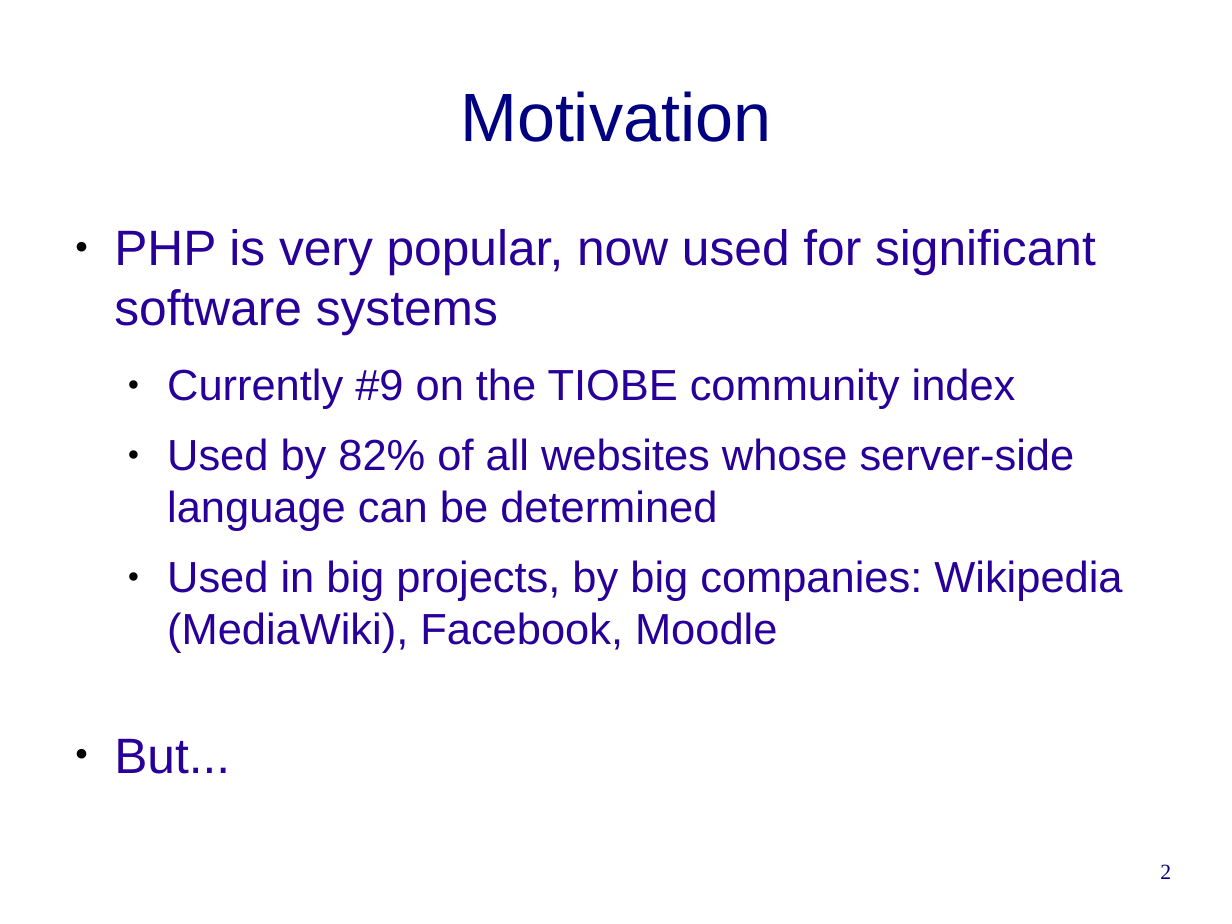
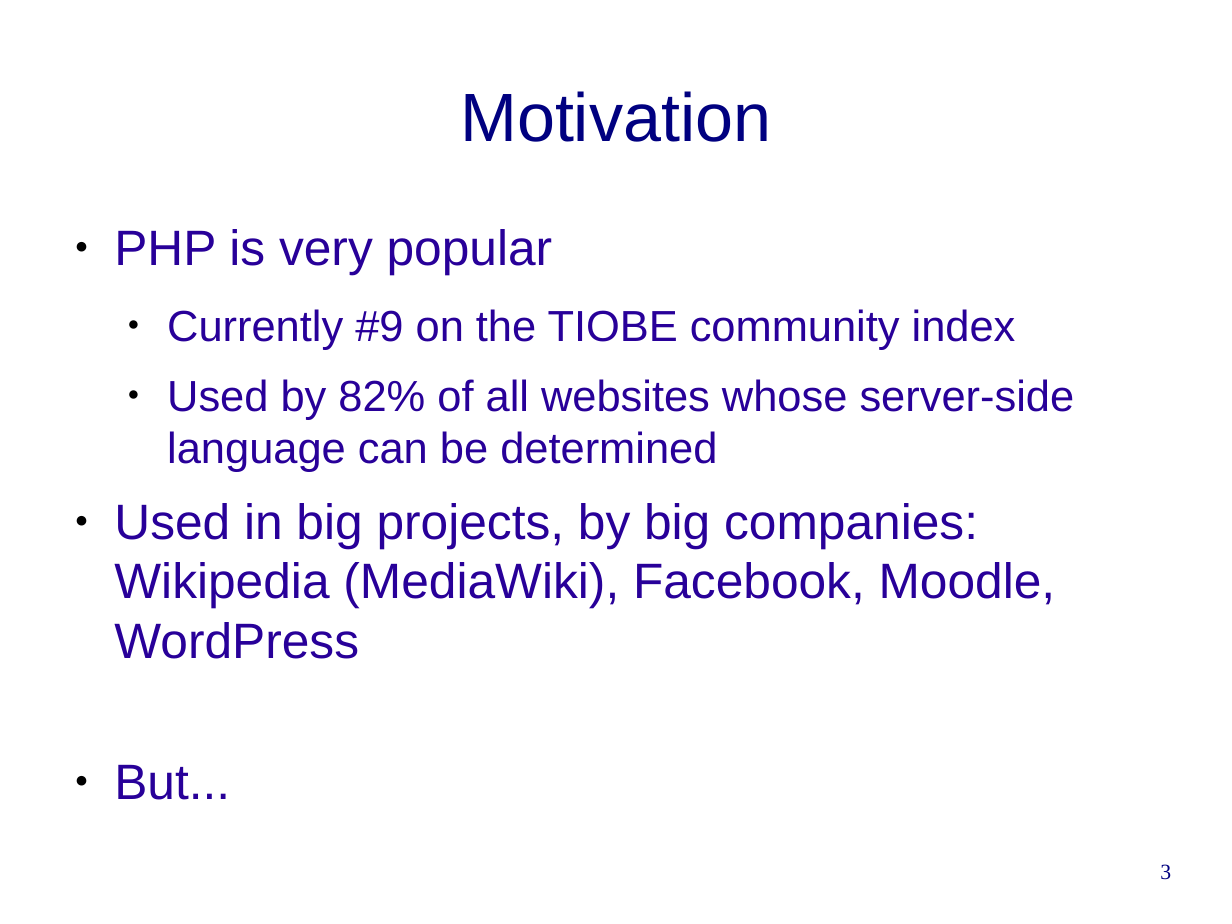
Before and after one commit to cwi-swat/rascal-course-pldi-2015, a slide deck: slide 3 of presentations/PHP-analysis.odp (slide 2 before the commit). Drawn at 1232x924 pixels with LibreOffice and Linux fonts; fonts in the diff are those of the drawing; background and template pictures are left out. Boxes give left, top, right and bottom in pixels: in the first picture for what was removed or moved away, otherwise in the second. Text is boxed around its words. In the diff, an @@ line names an element or a change of style, - is before the commit and + after.

```diff
--- a/presentations/PHP-analysis.odp
+++ b/presentations/PHP-analysis.odp
@@ text at box(114, 229, 553, 275): text changed @@
-● PHP is very popular, now used for significant software systems
+● PHP is very popular
@@ text at box(114, 503, 1056, 659): text changed; size 28 to 32 pt @@
-  ● Used in big projects, by big companies: Wikipedia (MediaWiki), Facebook, Moodle
+● Used in big projects, by big companies: Wikipedia (MediaWiki), Facebook, Moodle, WordPress
@@ page number at box(1160, 864, 1171, 880): text changed @@
-2
+3
```
Also in this commit, not shown: 3 other slides changed.
